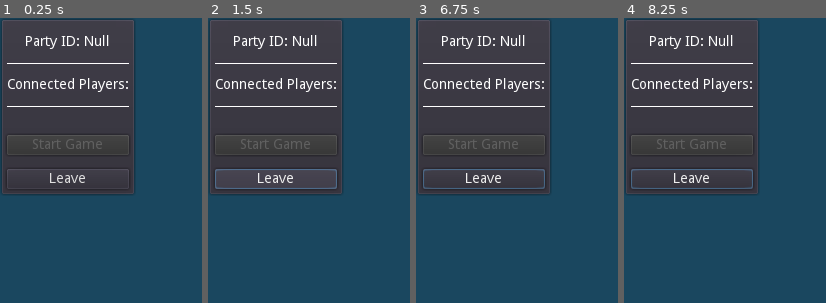
Above: before the commit, frames 1-4 (left to right).
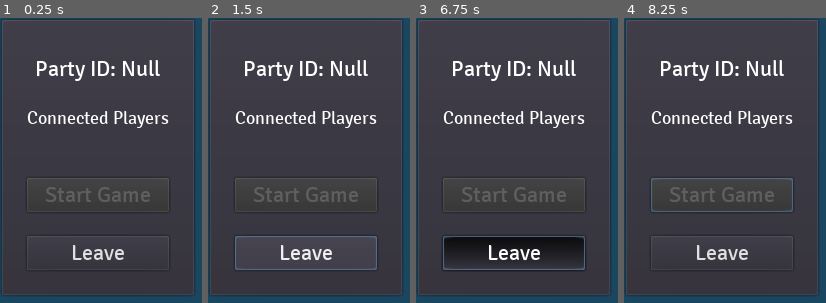
Above: after the commit, the same moments.

Repository: talham7391/estimation-godot
Game: Godot game, scene res://scenes/LobbyDialog.tscn
Two runs of this game, one before a commit and one after it. Both use one fixed random seed, a clock stepped at 60 frames per second and the inputs below. This scene is started directly instead of the project's main scene.
Inputs (mouse positions are in pixels of both pictures, inside the frame that each line leads up to):
- Up to frame 1 (0.25 s): no input
- Up to frame 2 (1.5 s): click "Leave" at 0.5 s; click "Leave" at 1.25 s
- Up to frame 3 (6.75 s): click "Leave" at 2 s; tap Enter at 2.75, 4.25, 5.75 s; move the mouse to (outside the picture) at 2.77 s; click (outside the picture) at 2.92 s; tap Space at 3.5, 5, 6.5 s; drag from (outside the picture) to (outside the picture) at 3.52 s; move the mouse to (outside the picture) at 4.27 s; click (outside the picture) at 4.42 s; drag from (outside the picture) to (496, 265) at 5.02 s; move the mouse to (outside the picture) at 5.77 s; click (outside the picture) at 5.92 s; drag from (496, 265) to (555, 194) at 6.52 s
- Up to frame 4 (8.25 s): move the mouse to (outside the picture) at 7.27 s; click (outside the picture) at 7.42 s; drag from (763, 194) to (outside the picture) at 8.02 s

The runs differ from the first frame. In frame 1, 58% of the frame differs, in the area x 0-97%, y 0-98%; in frame 2, 59%; in frame 3, 58%; in frame 4, 58%.

Commit message:
Upgrade look of lobby

Diff:
--- a/scenes/JoinGameDialog.tscn
+++ b/scenes/JoinGameDialog.tscn
@@ -27,7 +27,6 @@
 margin_bottom = 213.0
 
 [node name="PartyIdInputLabel" type="MarginContainer" parent="MarginContainer/VBoxContainer"]
-editor/display_folded = true
 margin_right = 135.0
 margin_bottom = 38.0
 custom_constants/margin_bottom = 10
@@ -64,7 +63,6 @@
 text = "Join Game"
 
 [node name="CancelJoinButton" type="MarginContainer" parent="MarginContainer/VBoxContainer"]
-editor/display_folded = true
 margin_top = 139.0
 margin_right = 135.0
 margin_bottom = 193.0
--- a/scenes/LobbyDialog.gd
+++ b/scenes/LobbyDialog.gd
@@ -1,4 +1,6 @@
 extends PanelContainer
+
+var simple_entry_scene = preload("res://scenes/SimpleEntry.tscn")
 
 var party_id_label = null
 var player_container = null
@@ -11,10 +13,10 @@
 signal leave
 
 func _ready():
-	party_id_label = $VBoxContainer/PartyIdLabel/Label
-	start_game_button = $VBoxContainer/StartGameButton/Button
-	leave_button = $VBoxContainer/LeaveButton/Button
-	player_container = $VBoxContainer/PlayersContainer/VBoxContainer
+	party_id_label = $MarginContainer/VBoxContainer/PartyIdLabel/Label
+	start_game_button = $MarginContainer/VBoxContainer/StartGameButton/Button
+	leave_button = $MarginContainer/VBoxContainer/LeaveButton/Button
+	player_container = $MarginContainer/VBoxContainer/PlayersContainer/VBoxContainer
 
 	start_game_button.connect("pressed", self, "on_start_game")
 	leave_button.connect("pressed", self, "on_leave")
@@ -41,11 +43,10 @@
 	for p in get_tree().get_nodes_in_group(PLAYER_NAMES):
 		p.free()
 	for p in players:
-		var label = Label.new()
-		label.text = p["connectionId"]
-		label.align = HALIGN_CENTER
+		var label = simple_entry_scene.instance()
+		player_container.add_child(label)
+		label.set_text(p["connectionId"])
 		label.add_to_group(PLAYER_NAMES)
-		player_container.add_child(label)
 
 func update_start_game_button(players):
 	start_game_button.disabled = len(players) != 4
--- a/scenes/LobbyDialog.tscn
+++ b/scenes/LobbyDialog.tscn
@@ -1,89 +1,94 @@
-[gd_scene load_steps=2 format=2]
+[gd_scene load_steps=5 format=2]
 
 [ext_resource path="res://scenes/LobbyDialog.gd" type="Script" id=1]
+[ext_resource path="res://fonts/input_label_font.tres" type="DynamicFont" id=2]
+[ext_resource path="res://fonts/text.tres" type="DynamicFont" id=3]
+[ext_resource path="res://fonts/button_font.tres" type="DynamicFont" id=4]
 
 [node name="PanelContainer" type="PanelContainer"]
 margin_right = 14.0
 margin_bottom = 14.0
 script = ExtResource( 1 )
 
-[node name="VBoxContainer" type="VBoxContainer" parent="."]
+[node name="MarginContainer" type="MarginContainer" parent="."]
 margin_left = 7.0
 margin_top = 7.0
-margin_right = 129.0
-margin_bottom = 171.0
+margin_right = 189.0
+margin_bottom = 342.0
+custom_constants/margin_right = 20
+custom_constants/margin_top = 20
+custom_constants/margin_left = 20
+custom_constants/margin_bottom = 20
 
-[node name="PartyIdLabel" type="MarginContainer" parent="VBoxContainer"]
-margin_right = 122.0
-margin_bottom = 34.0
+[node name="VBoxContainer" type="VBoxContainer" parent="MarginContainer"]
+margin_left = 20.0
+margin_top = 20.0
+margin_right = 162.0
+margin_bottom = 315.0
+
+[node name="PartyIdLabel" type="MarginContainer" parent="MarginContainer/VBoxContainer"]
+margin_right = 142.0
+margin_bottom = 48.0
 custom_constants/margin_top = 10
 custom_constants/margin_bottom = 10
 
-[node name="Label" type="Label" parent="VBoxContainer/PartyIdLabel"]
+[node name="Label" type="Label" parent="MarginContainer/VBoxContainer/PartyIdLabel"]
 margin_top = 10.0
-margin_right = 122.0
-margin_bottom = 24.0
+margin_right = 142.0
+margin_bottom = 38.0
+custom_fonts/font = ExtResource( 2 )
 text = "Party ID: "
 align = 1
 
-[node name="Seperator" type="ColorRect" parent="VBoxContainer"]
-margin_top = 38.0
-margin_right = 122.0
-margin_bottom = 39.0
-rect_min_size = Vector2( 0, 1 )
-
-[node name="ConnectedPlayersLabel" type="MarginContainer" parent="VBoxContainer"]
-editor/display_folded = true
-margin_top = 43.0
-margin_right = 122.0
-margin_bottom = 77.0
+[node name="ConnectedPlayersLabel" type="MarginContainer" parent="MarginContainer/VBoxContainer"]
+margin_top = 52.0
+margin_right = 142.0
+margin_bottom = 95.0
 custom_constants/margin_top = 10
 custom_constants/margin_bottom = 10
 
-[node name="Label" type="Label" parent="VBoxContainer/ConnectedPlayersLabel"]
+[node name="Label" type="Label" parent="MarginContainer/VBoxContainer/ConnectedPlayersLabel"]
 margin_top = 10.0
-margin_right = 122.0
-margin_bottom = 24.0
-text = "Connected Players:"
+margin_right = 142.0
+margin_bottom = 33.0
+custom_fonts/font = ExtResource( 3 )
+text = "Connected Players"
 
-[node name="Seperator2" type="ColorRect" parent="VBoxContainer"]
-margin_top = 81.0
-margin_right = 122.0
-margin_bottom = 82.0
-rect_min_size = Vector2( 0, 1 )
+[node name="PlayersContainer" type="MarginContainer" parent="MarginContainer/VBoxContainer"]
+margin_top = 99.0
+margin_right = 142.0
+margin_bottom = 109.0
+custom_constants/margin_top = 10
 
-[node name="PlayersContainer" type="MarginContainer" parent="VBoxContainer"]
-margin_top = 86.0
-margin_right = 122.0
-margin_bottom = 106.0
-custom_constants/margin_top = 10
-custom_constants/margin_bottom = 10
-
-[node name="VBoxContainer" type="VBoxContainer" parent="VBoxContainer/PlayersContainer"]
+[node name="VBoxContainer" type="VBoxContainer" parent="MarginContainer/VBoxContainer/PlayersContainer"]
 margin_top = 10.0
-margin_right = 122.0
+margin_right = 142.0
 margin_bottom = 10.0
 
-[node name="StartGameButton" type="MarginContainer" parent="VBoxContainer"]
+[node name="StartGameButton" type="MarginContainer" parent="MarginContainer/VBoxContainer"]
 editor/display_folded = true
-margin_top = 110.0
-margin_right = 122.0
-margin_bottom = 130.0
+margin_top = 113.0
+margin_right = 142.0
+margin_bottom = 167.0
+custom_constants/margin_top = 20
 
-[node name="Button" type="Button" parent="VBoxContainer/StartGameButton"]
-margin_right = 122.0
-margin_bottom = 20.0
+[node name="Button" type="Button" parent="MarginContainer/VBoxContainer/StartGameButton"]
+margin_top = 20.0
+margin_right = 142.0
+margin_bottom = 54.0
+custom_fonts/font = ExtResource( 4 )
 text = "Start Game"
 
-[node name="LeaveButton" type="MarginContainer" parent="VBoxContainer"]
+[node name="LeaveButton" type="MarginContainer" parent="MarginContainer/VBoxContainer"]
 editor/display_folded = true
-margin_top = 134.0
-margin_right = 122.0
-margin_bottom = 164.0
-custom_constants/margin_top = 10
+margin_top = 171.0
+margin_right = 142.0
+margin_bottom = 225.0
+custom_constants/margin_top = 20
 
-[node name="Button" type="Button" parent="VBoxContainer/LeaveButton"]
-margin_top = 10.0
-margin_right = 122.0
-margin_bottom = 30.0
+[node name="Button" type="Button" parent="MarginContainer/VBoxContainer/LeaveButton"]
+margin_top = 20.0
+margin_right = 142.0
+margin_bottom = 54.0
+custom_fonts/font = ExtResource( 4 )
 text = "Leave"
--- /dev/null
+++ b/scenes/SimpleEntry.gd
@@ -0,0 +1,6 @@
+extends MarginContainer
+
+onready var label = $Label
+
+func set_text(text):
+	label.text = text
--- /dev/null
+++ b/scenes/SimpleEntry.tscn
@@ -0,0 +1,18 @@
+[gd_scene load_steps=3 format=2]
+
+[ext_resource path="res://scenes/SimpleEntry.gd" type="Script" id=1]
+[ext_resource path="res://fonts/text.tres" type="DynamicFont" id=2]
+
+[node name="SimpleEntry" type="MarginContainer"]
+margin_right = 40.0
+margin_bottom = 40.0
+custom_constants/margin_bottom = 10
+script = ExtResource( 1 )
+
+[node name="Label" type="Label" parent="."]
+margin_top = 3.0
+margin_right = 40.0
+margin_bottom = 26.0
+custom_fonts/font = ExtResource( 2 )
+text = "Test"
+align = 1
--- a/scripts/global_state/constants.gd
+++ b/scripts/global_state/constants.gd
@@ -1,6 +1,6 @@
 extends Node
 
-var web_server = "http://159.203.37.28:8080"
-var socket_server = "ws://159.203.37.28:8080"
-#var web_server = "http://localhost:8080"
-#var socket_server = "ws://localhost:8080"
+#var web_server = "http://159.203.37.28:8080"
+#var socket_server = "ws://159.203.37.28:8080"
+var web_server = "http://localhost:8080"
+var socket_server = "ws://localhost:8080"
